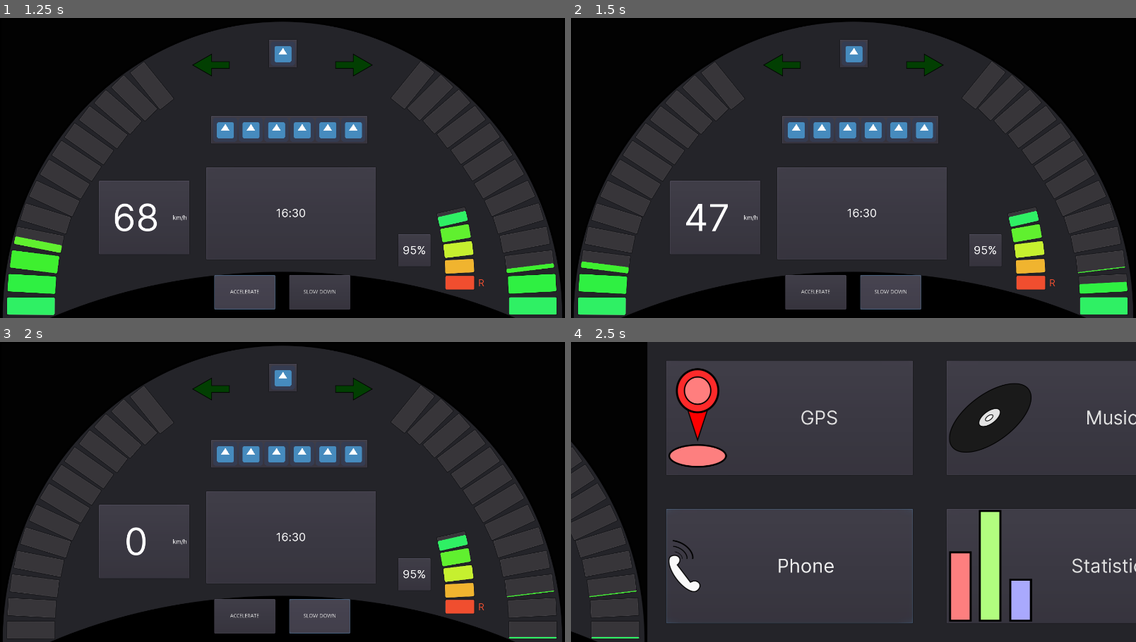
Above: before the commit, frames 1-4 (two rows, left to right).
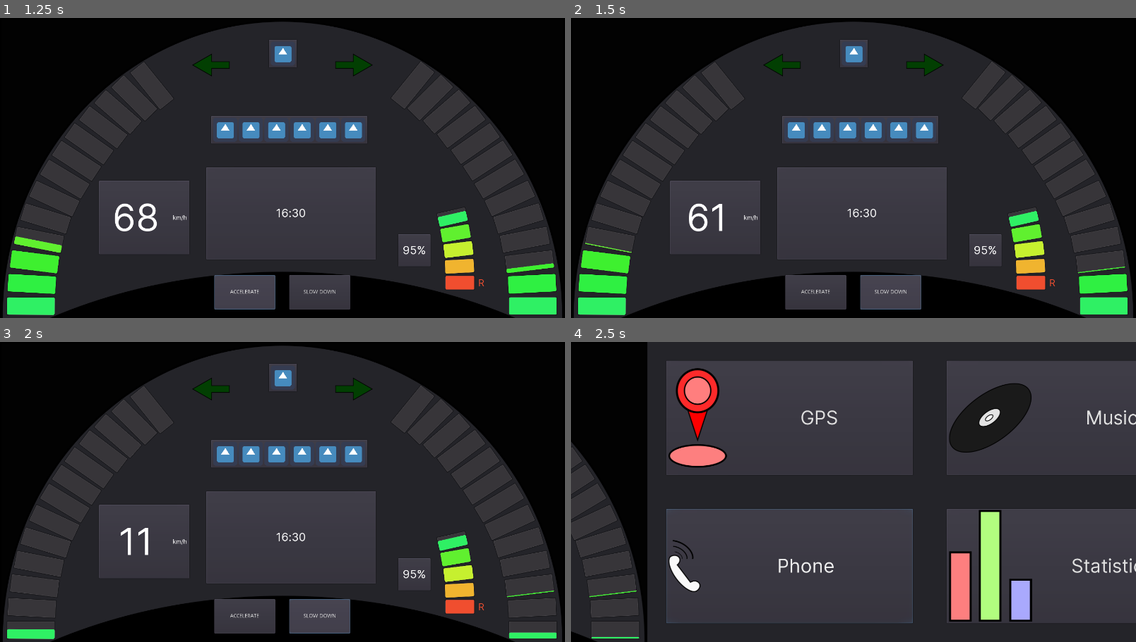
Above: after the commit, the same moments.

Repository: przadkap/car-dashboard
Game: Godot game, scene res://App.tscn
Same seed, same stepped clock (60 frames per second), same inputs: the game is played once before the commit and once after it. The engine's default icon, where the game draws it, is replaced by a stand-in: a white triangle on a blue panel in a dark square. Sound files missing from this copy of the repository are replaced by a short silence.
Inputs:
- Up to frame 1 (1.25 s): click "ACCELERATE" at 0.5 s
- Up to frame 2 (1.5 s): click "SLOW DOWN" at 1.25 s
- Up to frame 3 (2 s): no input
- Up to frame 4 (2.5 s): tap Enter at 2 s; hold Right from 2.03 s (still down); tap 0 at 2.1 s

Frame 1 is identical in both runs. In frame 2, 0.9% of the frame differs, in the area x 1-99%, y 61-90%; in frame 3, 0.6%; in frame 4, nothing differs.

Commit message:
fix music starting if initially pressed next/previous song

Diff:
--- a/Car Dashboard/App.tscn
+++ b/Car Dashboard/App.tscn
@@ -186,15 +186,15 @@
 
 [node name="PanelContainer" type="PanelContainer" parent="BTWScreen/CentralDisplay/VBoxContainer"]
 visible = false
-margin_top = 230.0
+margin_top = 193.0
 margin_right = 440.0
-margin_bottom = 244.0
+margin_bottom = 235.0
 
 [node name="VBoxContainer" type="VBoxContainer" parent="BTWScreen/CentralDisplay/VBoxContainer/PanelContainer"]
 margin_left = 7.0
 margin_top = 7.0
 margin_right = 433.0
-margin_bottom = 7.0
+margin_bottom = 35.0
 
 [node name="Stat1" type="PanelContainer" parent="BTWScreen/CentralDisplay/VBoxContainer/PanelContainer/VBoxContainer"]
 visible = false
@@ -2453,6 +2453,7 @@
 
 [node name="MusicAudio" type="AudioStreamPlayer" parent="MultimediaScreen"]
 volume_db = -10.0
+stream_paused = true
 
 [node name="Reserve" type="Label" parent="."]
 margin_left = 1262.88
@@ -2468,16 +2469,17 @@
 "_edit_use_anchors_": false
 }
 [connection signal="km_changed" from="." to="MultimediaScreen/PanelContainer/SideSeparator/Content/Statistics" method="_on_App_km_changed"]
+[connection signal="km_changed" from="." to="BTWScreen/CentralDisplay" method="_on_App_km_changed"]
+[connection signal="turn_left" from="." to="BTWScreen/TurnRight" method="_on_App_turn_off"]
 [connection signal="turn_left" from="." to="BTWScreen/TurnLeft" method="_on_App_turn_left"]
-[connection signal="turn_left" from="." to="BTWScreen/TurnRight" method="_on_App_turn_off"]
+[connection signal="turn_off" from="." to="BTWScreen/TurnRight" method="_on_App_turn_off"]
 [connection signal="turn_off" from="." to="BTWScreen/TurnLeft" method="_on_App_turn_off"]
-[connection signal="turn_off" from="." to="BTWScreen/TurnRight" method="_on_App_turn_off"]
+[connection signal="turn_right" from="." to="BTWScreen/TurnRight" method="_on_App_turn_right"]
 [connection signal="turn_right" from="." to="BTWScreen/TurnLeft" method="_on_App_turn_off"]
-[connection signal="turn_right" from="." to="BTWScreen/TurnRight" method="_on_App_turn_right"]
 [connection signal="accelerate_start" from="BTWScreen/Accelerometer" to="." method="_on_Accelerometer_accelerate_start"]
 [connection signal="accelerate_stop" from="BTWScreen/Accelerometer" to="." method="_on_Accelerometer_accelerate_stop"]
+[connection signal="speed_changed" from="BTWScreen/Accelerometer" to="BTWScreen/Tachometer" method="_on_Accelerometer_speed_changed"]
 [connection signal="speed_changed" from="BTWScreen/Accelerometer" to="BTWScreen/SpeedDigits" method="_on_Accelerometer_speed_changed"]
-[connection signal="speed_changed" from="BTWScreen/Accelerometer" to="BTWScreen/Tachometer" method="_on_Accelerometer_speed_changed"]
 [connection signal="timeout" from="BTWScreen/TurnLeft/TurnTimer" to="BTWScreen/TurnLeft" method="_on_TurnTimer_timeout"]
 [connection signal="timeout" from="BTWScreen/TurnRight/TurnTimer" to="BTWScreen/TurnRight" method="_on_TurnTimer_timeout"]
 [connection signal="pressed" from="BTWScreen/AccelerateButton" to="BTWScreen/Accelerometer" method="_on_Accelerate_pressed"]
--- a/Car Dashboard/BTWScreen/Accelerometer/Accelerometer.gd
+++ b/Car Dashboard/BTWScreen/Accelerometer/Accelerometer.gd
@@ -62,7 +62,7 @@
 			speed_function_arg += 1
 	elif braking:
 		if(current_speed > 0):
-			speed_function_arg -= 2
+			speed_function_arg -= 1
 	else:
 		if(current_speed > 0):
 			speed_function_arg -= 0.5
--- a/Car Dashboard/BTWScreen/MultimediaScreen.gd
+++ b/Car Dashboard/BTWScreen/MultimediaScreen.gd
@@ -51,8 +51,11 @@
 	$MusicAudio.stream = songs[current_song_index]["stream"]
 	emit_signal("song_data_changed", songs[current_song_index]["title"], songs[current_song_index]["stream"].get_length())
 
-	if ($MusicAudio.playing || !$MusicAudio.stream_paused):
+	if ($MusicAudio.playing or !$MusicAudio.stream_paused):
+		print_debug($MusicAudio.playing)
+		print_debug($MusicAudio.stream_paused)
 		$MusicAudio.play()
+#		pass
 
 
 
--- a/Car Dashboard/CentralDisplay.gd
+++ b/Car Dashboard/CentralDisplay.gd
@@ -1,7 +1,7 @@
 extends PanelContainer
 
 func _ready():
-	pass # Replace with function body.
+	_on_App_km_changed()
 
 
 func _on_Statistics_stat_visibility_changed(index, visibility):
@@ -15,3 +15,9 @@
 			if child.visible:
 				return
 		$VBoxContainer/PanelContainer.visible = false
+
+
+func _on_App_km_changed():
+	$VBoxContainer/PanelContainer/VBoxContainer/Stat1/HBoxContainer/Value.text = str(Globals.distance_traveled["day"])
+	$VBoxContainer/PanelContainer/VBoxContainer/Stat2/HBoxContainer/Value.text = str(Globals.distance_traveled["week"])
+	$VBoxContainer/PanelContainer/VBoxContainer/Stat3/HBoxContainer/Value.text = str(Globals.distance_traveled["month"])
